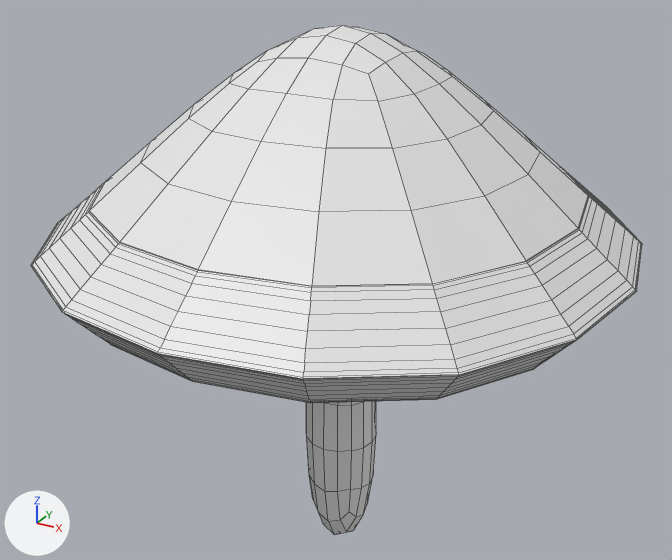
One commit to the Blender file MushroomForest/mushroom.blend: the scene before it, then after it.
Both versions are drawn from a camera (50 mm lens) standing at (7.99, -14.75, 12.99) and looking at (-0.21, 0.15, 5.54). The lights are fixed; the arrows at lower left show +X, +Y and +Z. Mesh edges are drawn as thin lines.

Before the edit, the objects in view are built like this:
```python
me_cube_001 = bpy.data.meshes.new('Cube.001')
me_cube_001.from_pydata(...)  # 84 vertices, 82 faces; spans x -6.07..6.07, y -6.07..6.07, z -1.0..10.77
ob_cube = bpy.data.objects.new('Cube', me_cube_001)
ob_cube.location = (0.0, 0.0, 0.0)
_m = ob_cube.modifiers.new('Subdivision', 'SUBSURF')
_m.levels = 3
_m.render_levels = 6
```
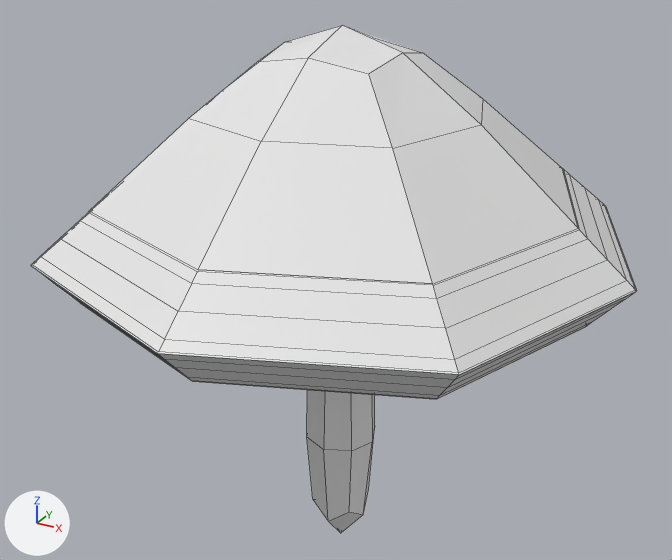
The newer file is also rescaled (x0.05) as a whole; pictures and numbers use the older file's frame.

Diff of the bpy script that builds the scene:
```diff
--- a/MushroomForest/mushroom.blend.py
+++ b/MushroomForest/mushroom.blend.py
@@ ob_cube @@
 _m = ob_cube.modifiers.new('Subdivision', 'SUBSURF')
-_m.levels = 3
-_m.render_levels = 6
+_m.render_levels = 1
```

Boxes [x1, y1, x2, y2] around the edits, measured in the pictures (672 x 560 px):
'Cube', modifiers changed
    before: [31, 26, 642, 534]
    after: [31, 26, 636, 533]
